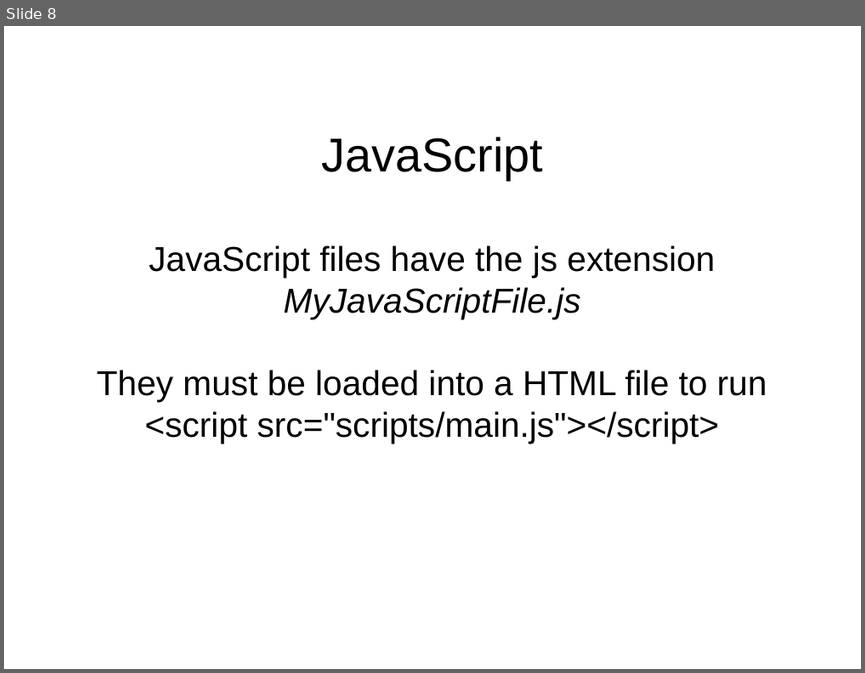
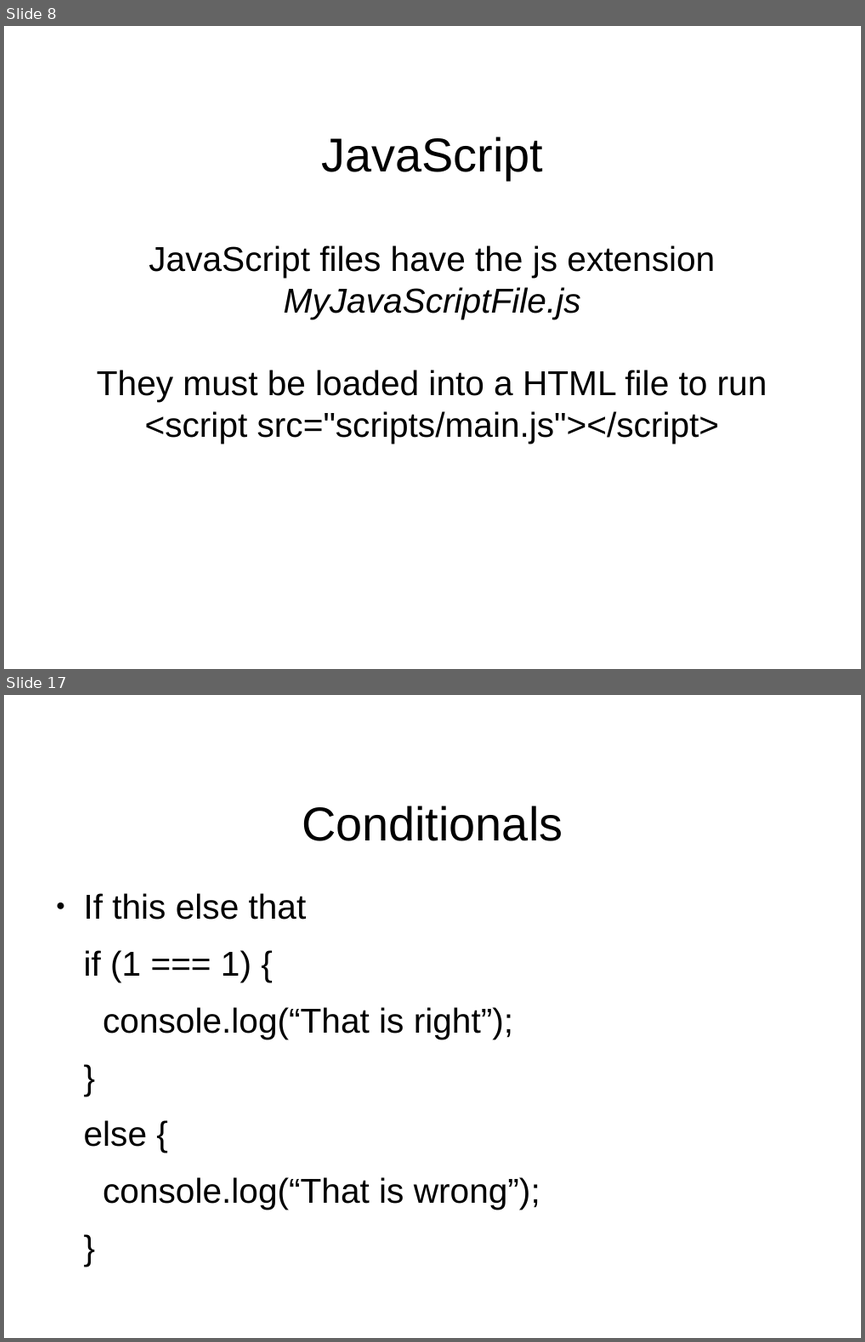
Before and after one commit to bark4mark/learning-programming, a slide deck: slides/Day 1.odp. Shown one above the other, each under a label of ours: slide 8 before the commit, slides 8 and 17 after it; the slides between them are not shown. The pictures are 865x673 and 865x1342 pixels, drawn with LibreOffice and Linux fonts; fonts in the diff are those of the drawing; background and template pictures are left out. Boxes give left, top, right and bottom in pixels: in the first picture for what was removed or moved away, otherwise in the second. Text is boxed around its words. In the diff, an @@ line names an element or a change of style, - is before the commit and + after.

```diff
--- a/slides/Day 1.odp
+++ b/slides/Day 1.odp
@@ slide 17 added at (4, 695, 861, 1338), background #FFFFFF @@
@@ title added at (302, 805, 562, 841), 44 pt, text #000000 @@
+Conditionals
@@ text added at (84, 893, 540, 1209), 32 pt, text #000000 @@
+● If this else that
+if (1 === 1) {
+console.log(“That is right”);
+}
+else {
+console.log(“That is wrong”);
+}
```
Also in this commit, not shown: 4 slides changed, 9 other slides added, 1 other file.
